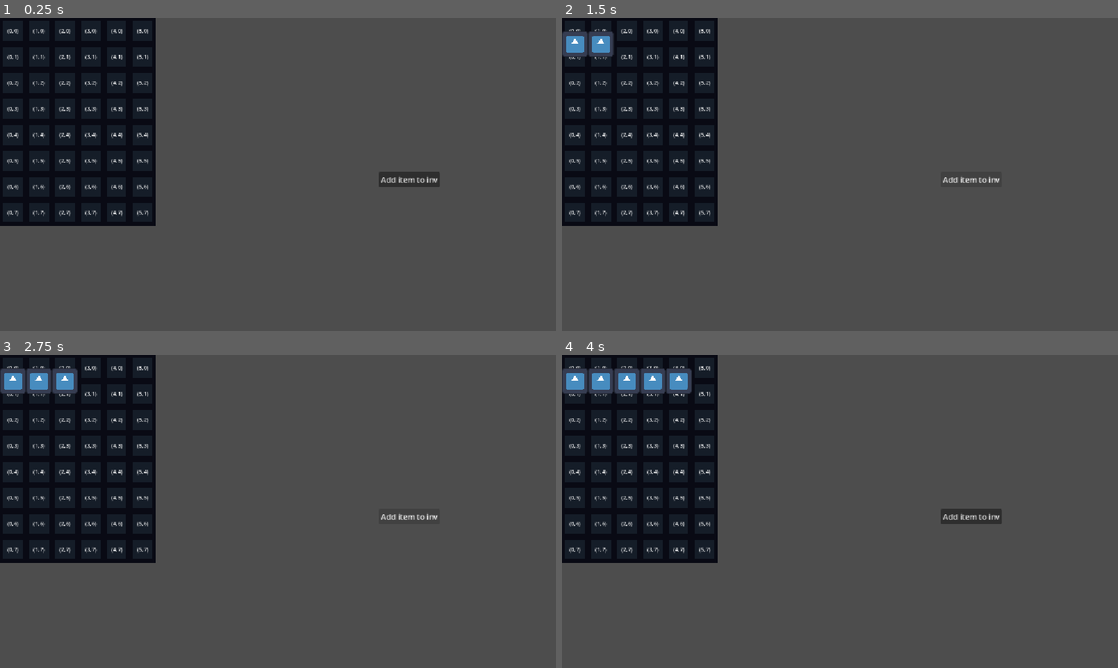
Above: before the commit, frames 1-4 (two rows, left to right).
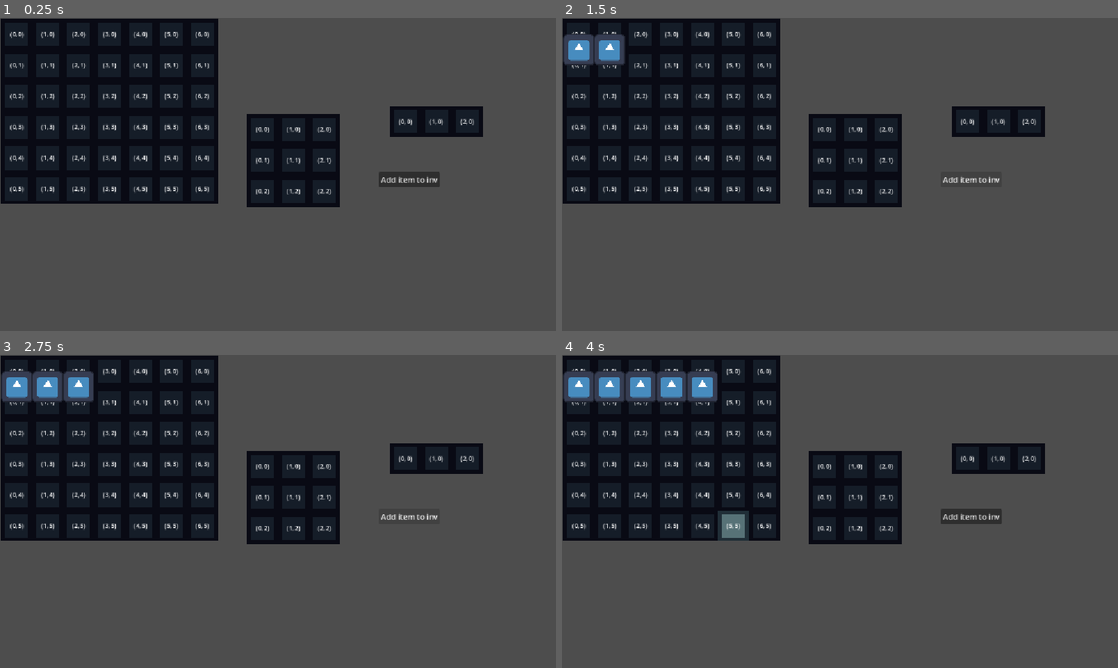
Above: after the commit, the same moments.

Repository: Froggo05/inventory-demo
Game: Godot game, scene res://Scenes/test_scene.tscn
The game is run twice, just before and just after one commit, with the same random seed, the same clock (stepped at 60 frames per second) and the same inputs. The engine's default icon, where the game draws it, is replaced by a stand-in: a white triangle on a blue panel in a dark square.
Inputs (mouse positions are in pixels of both pictures, inside the frame that each line leads up to):
- Up to frame 1 (0.25 s): no input
- Up to frame 2 (1.5 s): click "Add item to inv" at 0.5 s; click "Add item to inv" at 1.25 s
- Up to frame 3 (2.75 s): click "Add item to inv" at 2 s
- Up to frame 4 (4 s): tap Enter at 2.75 s; move the mouse to (962, 495) at 2.77 s; press the mouse at (962, 495) at 2.78 s; tap Space at 3.5 s; move the mouse to (728, 527) at 3.52 s; release the mouse at (728, 527) at 3.53 s; click (728, 527) at 3.6 s

The runs differ from the first frame. In frame 1, 17% of the frame differs, in the area x 0-87%, y 0-67%; in frame 2, 18%; in frame 3, 18%; in frame 4, 19%.

Commit message:
Drag Hover complete. Inventory System complete

Diff:
--- /dev/null
+++ b/Scenes/Item/Modules/ItemTiles.tscn
@@ -0,0 +1,3 @@
+[gd_scene format=3 uid="uid://hkmrehh6hlvb"]
+
+[node name="ItemTiles" type="Node2D" unique_id=1353136409]
--- a/Scenes/Item/item.gd
+++ b/Scenes/Item/item.gd
@@ -18,9 +18,8 @@
 
 #-----private-----
 func _ready() -> void:
-	sprite.scale = Global.uiScale/((sprite.texture.get_size() / Global.invCellPixelSize)) #calculate the ratio between this image and the inv slot tile size img
+	sprite.scale = Global.uiScale/(sprite.texture.get_size() / Global.invCellPixelSize) #calculate the ratio between this image and the inv slot tile size img
 	print(sprite.scale)
-	#position = sprite.scale * sprite.texture.get_size()
 	self.custom_minimum_size = sprite.size
 	pass
 
--- a/Scenes/Item/item.tscn
+++ b/Scenes/Item/item.tscn
@@ -8,12 +8,13 @@
 script = ExtResource("2_2ky4l")
 metadata/_custom_type_script = "uid://bet3qcju1ttno"
 
-[node name="Item" type="Control" unique_id=2137495195 node_paths=PackedStringArray("sprite")]
+[node name="TestItem" type="Control" unique_id=2137495195 node_paths=PackedStringArray("sprite")]
+custom_minimum_size = Vector2(128, 128)
 custom_maximum_size = Vector2(128, 128)
 layout_mode = 3
 anchors_preset = 0
-offset_right = 64.0
-offset_bottom = 64.0
+offset_right = 128.0
+offset_bottom = 128.0
 offset_transform_enabled = true
 mouse_filter = 2
 script = ExtResource("1_hvuqc")
--- a/Scenes/UI/Inventory/inventory.gd
+++ b/Scenes/UI/Inventory/inventory.gd
@@ -3,6 +3,7 @@
 
 #-----enums-----
 enum SLOTCHECK{
+	BLANK= -2,
 	NULL = -1,
 	EMPTY,
 	FULL,
@@ -35,7 +36,7 @@
 	for y in range(inventorySize.y):
 		for x in range(inventorySize.x):
 			if checkItemDropPosition(Vector2i(x,y), item) == SLOTCHECK.EMPTY:
-				add_child(item)
+				owner.add_child(item)
 				placeItem(Vector2i(x,y), item)
 				print("AddAdded item to: ", Vector2i(x, y))
 				return #exit the loop as has placed one item
@@ -57,7 +58,7 @@
 				var slot = inventoryGrid[x][y] as Slot
 				slot.setItem(item)
 	else:
-		placeItem(item.invPosition, item) #works because item.invPosition hasnt been updated by our method yet and the past position should be valid
+		UI.getInventoryManager(item.IUID).placeItem(item.invPosition, item) #works because item.invPosition hasnt been updated by our method yet and the past position should be valid
 		push_warning("Cant move: ", item," REASON: " ,SLOTCHECK.find_key(cellCheck))
 
 func removeItem(inventoryPos: Vector2i, item: Item)->void:
@@ -67,8 +68,9 @@
 
 	for y in yrange:
 		for x in xrange:
-			var slot = inventoryGrid[x][y] as Slot
+			var slot = UI.getSlot(Vector2i(x,y),IUID)
 			slot.removeItem()
+
 
 func checkItemDropPosition(inventoryPos: Vector2i, item: Item)->int:
 	var itemBounds: Vector2i = Vector2i(inventoryPos.x + item.invSize.x, inventoryPos.y + item.invSize.y)
@@ -89,9 +91,10 @@
 			if cellCheck == SLOTCHECK.FULL:
 				return SLOTCHECK.FULL
 			if cellCheck == SLOTCHECK.SAME:
-				return SLOTCHECK.FULL
+				return SLOTCHECK.SAME
 	#If the slots are
 	return SLOTCHECK.EMPTY
+
 
 func checkCell(cellPosition: Vector2i, item: Item)->int:
 	var slot: = inventoryGrid[cellPosition.x][cellPosition.y] as Slot
--- a/Scenes/UI/Slot/slot.gd
+++ b/Scenes/UI/Slot/slot.gd
@@ -146,12 +146,30 @@
 func removeItem()->void:
 	itemContained = null
 
+func visualiseCheck(slotCheck: int)->void:
+	match slotCheck:
+		InventoryManager.SLOTCHECK.NULL:
+			modulate = Color(1.0, 0.0, 0.0, 1.0)
+		InventoryManager.SLOTCHECK.EMPTY:
+			modulate = Color(0.0, 9.419, 0.0)
+		InventoryManager.SLOTCHECK.FULL:
+			modulate = Color(9.419, 0.0, 0.0, 1.0)
+		InventoryManager.SLOTCHECK.SAME:
+			modulate = Color(9.419, 9.419, 0.0, 1.0)
+		InventoryManager.SLOTCHECK.BLANK:
+			modulate = Color(1.0, 1.0, 1.0, 1.0)
+
 #-----signal responses-----
 func on_mouse_entered() -> void:
 	slotHovered.emit(inventoryCoordinate, IUID)
+	animateHover()
+
+func on_mouse_exited() -> void:
+	animateHoverDisolve()
+
+func animateHover()->void:
 	_resetTween()
 	tween.parallel().tween_property(TextureDict["DefaultTexture"], "modulate", Color(1.0, 1.0, 1.0, 0.0), 0.001)
-
-func on_mouse_exited() -> void:
+func animateHoverDisolve()->void:
 	_resetTween()
 	tween.parallel().tween_property(TextureDict["DefaultTexture"], "modulate", Color(1.0, 1.0, 1.0, 1.0), 1)
--- a/Scenes/UI/UI.tscn
+++ b/Scenes/UI/UI.tscn
@@ -16,11 +16,30 @@
 
 [node name="Inventory" parent="." unique_id=718738191 instance=ExtResource("1_w371h")]
 layout_mode = 1
-offset_right = 384.00003
-offset_bottom = 512.0
-scale = Vector2(0.84, 0.84)
+offset_left = 3.0000014
+offset_top = 2.0000005
+offset_right = 451.0
+offset_bottom = 386.0
 offset_transform_enabled = true
-inventorySize = Vector2i(6, 8)
+inventorySize = Vector2i(7, 6)
+
+[node name="Inventory2" parent="." unique_id=1819180068 instance=ExtResource("1_w371h")]
+layout_mode = 1
+offset_left = 512.0
+offset_top = 198.99998
+offset_right = 704.0
+offset_bottom = 391.0
+offset_transform_enabled = true
+inventorySize = Vector2i(3, 3)
+
+[node name="Inventory3" parent="." unique_id=2142941891 instance=ExtResource("1_w371h")]
+layout_mode = 1
+offset_left = 808.0
+offset_top = 183.0
+offset_right = 1000.0
+offset_bottom = 247.00002
+offset_transform_enabled = true
+inventorySize = Vector2i(3, 1)
 
 [node name="Button" type="Button" parent="." unique_id=33942453]
 layout_mode = 0
--- a/Scenes/UI/drag.gd
+++ b/Scenes/UI/drag.gd
@@ -15,6 +15,9 @@
 var uiRef: UI
 var initialItemInvPos: Vector2i
 var initialIUID: int
+
+var lastSlotsCheckedArray: Array[Slot] = []
+
 #-----private-----
 func _init(targetItem: Item, dragType: String = "") -> void:
 	item = targetItem
@@ -25,14 +28,43 @@
 	UI.getInventoryManager(initialIUID).removeItem(initialItemInvPos, item)
 	#need to store the item slot relative to the item size clicked
 
+func _visualiseCheck(hoveredInvIUID: int, inventoryPos: Vector2i)->void:
+	var check = UI.getInventoryManager(hoveredInvIUID).checkItemDropPosition(inventoryPos, item)
+
+	var itemBounds: Vector2i = Vector2i(inventoryPos.x + item.invSize.x, inventoryPos.y + item.invSize.y)
+	var yrange = range(inventoryPos.y, itemBounds.y)
+	var xrange = range(inventoryPos.x, itemBounds.x)
+
+	for y in yrange:
+		for x in xrange:
+			var slot = UI.getSlot(Vector2i(x,y), Global.hoveredIUID) as Slot
+			if slot == null:
+				push_error("trying to look outside of inv bounds")
+				return
+			lastSlotsCheckedArray.append(slot)
+			slot.visualiseCheck(check)
+			slot.animateHover()
+
+func _resetSlotHighlight()->void:
+	for slot in lastSlotsCheckedArray:
+		slot.visualiseCheck(InventoryManager.SLOTCHECK.BLANK)
+		lastSlotsCheckedArray = []
+
 #-----public-----
 func endDrag()->void:
 	if Global.mouseIsHovering:
 		UI.getInventoryManager(Global.hoveredIUID).placeItem(Global.hoveredCellCoordinate, item)
 	else:
 		UI.getInventoryManager(initialIUID).placeItem(initialItemInvPos, item)
+	_resetSlotHighlight()
+
+func update()->void:
+	if Global.mouseIsHovering:
+		_resetSlotHighlight()
+		_visualiseCheck(Global.hoveredIUID, Global.hoveredCellCoordinate)
+
 
 func setItemTargetPos(pos: Vector2)->void:
-	item.targetPosition = pos
+	item.global_position = pos
 
 #-----signal responses-----
--- a/Scenes/UI/ui.gd
+++ b/Scenes/UI/ui.gd
@@ -24,6 +24,7 @@
 	if dragInstance == null:
 		return
 	dragInstance.setItemTargetPos(get_global_mouse_position())
+	dragInstance.update()
 
 func _startDrag()->void:
 	if dragInstance != null:
@@ -76,6 +77,16 @@
 static func getInventoryManager(iuid: int)->InventoryManager:
 	return avaliableInventories[iuid]
 
+static func getSlot(invPosition:Vector2i ,iuid: int)->Slot:
+	var inv = getInventoryManager(iuid)
+	if invPosition.x > inv.inventorySize.x - 1 or invPosition.y > inv.inventorySize.y - 1:
+		print("Slot outside of bounds")
+		return null
+
+	var slot = inv.inventoryGrid[invPosition.x][invPosition.y]
+	return slot
+
+
 #-----signal responses-----
 
 @onready var inventory: InventoryManager = $Inventory
